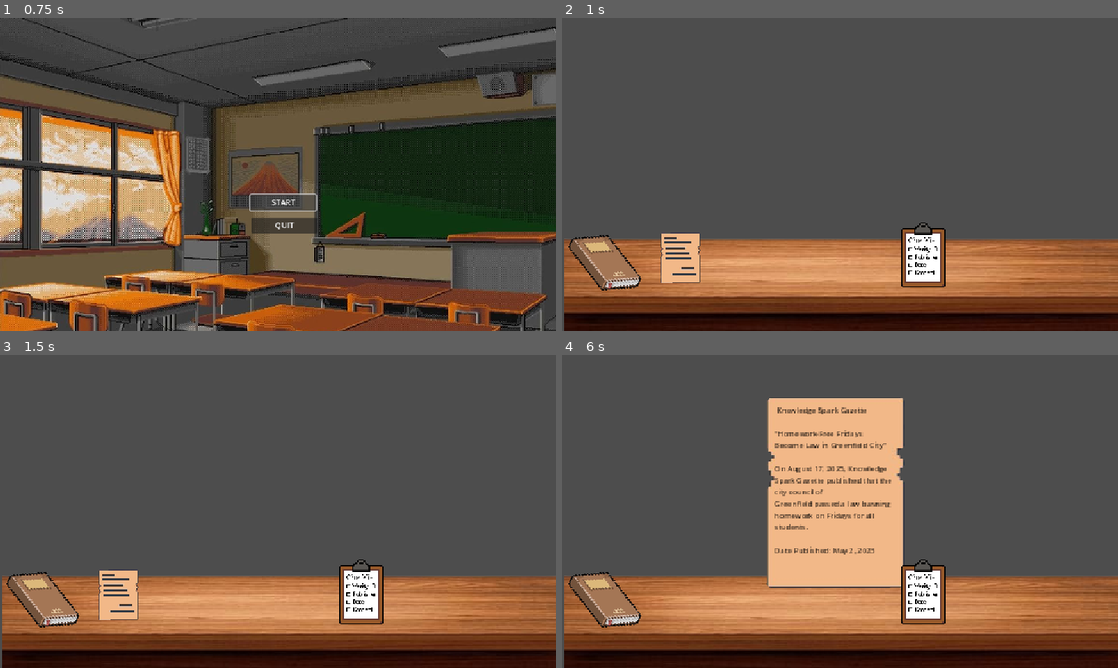
Above: before the commit, frames 1-4 (two rows, left to right).
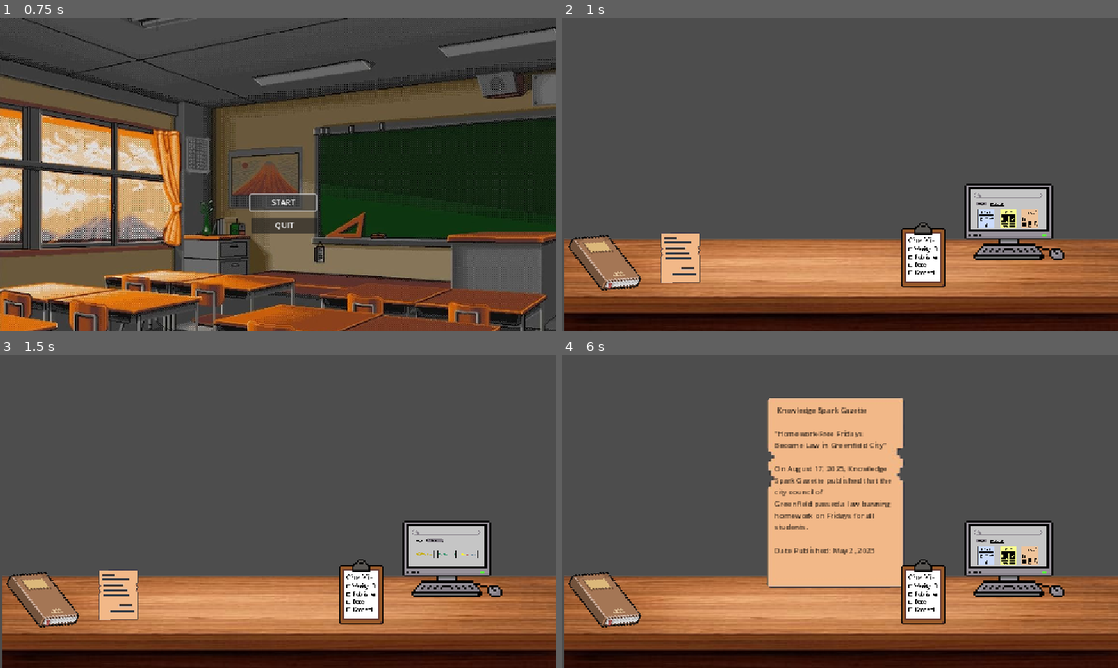
Above: after the commit, the same moments.

Repository: Huenyeon/Game-on
Game: Godot game, scene res://scene/menu.tscn
Same seed, same stepped clock (60 frames per second), same inputs: the game is played once before the commit and once after it.
Inputs (mouse positions are in pixels of both pictures, inside the frame that each line leads up to):
- Up to frame 1 (0.75 s): click "START" at 0.5 s
- Up to frame 2 (1 s): no input
- Up to frame 3 (1.5 s): click (433, 539) at 1.27 s
- Up to frame 4 (6 s): click (979, 539) at 2.02 s; click (995, 539) at 2.77 s; click (979, 539) at 3.52 s; click (995, 539) at 4.27 s; click (979, 539) at 5.02 s; tap Enter at 5.75 s; move the mouse to (678, 596) at 5.77 s; click (678, 596) at 5.92 s

Frame 1 is identical in both runs. In frame 2, 3.6% of the frame differs, in the area x 72-91%, y 52-78%; in frame 3, 3.6%; in frame 4, 3.6%.

Commit message:
Restore desktop scene to game scene after merge

Diff:
--- a/scene/game_scene.tscn
+++ b/scene/game_scene.tscn
@@ -9,6 +9,7 @@
 [ext_resource type="Texture2D" uid="uid://cqdtxbudc0te1" path="res://assets/checklist/checklist.png" id="7_f3g3v"]
 [ext_resource type="Script" uid="uid://bdm1jxmjx5vdq" path="res://scene/clipboard_ui.gd" id="8_c8mr4"]
 [ext_resource type="PackedScene" uid="uid://0tni2b678qcb" path="res://scene/Checkbox.tscn" id="9_w3nls"]
+[ext_resource type="PackedScene" uid="uid://c8fb7rgbb8ya3" path="res://scene/desktop.tscn" id="10_desktop"]
 
 [sub_resource type="RectangleShape2D" id="RectangleShape2D_famsg"]
 size = Vector2(175.207, 240.258)
@@ -105,4 +106,10 @@
 [node name="Checkbox4" parent="ChecklistUI/CheckboxContainer" instance=ExtResource("9_w3nls")]
 position = Vector2(139, 295)
 
+[node name="Desktop" parent="." instance=ExtResource("10_desktop")]
+offset_left = 826.0
+offset_top = 318.0
+offset_right = 1041.0
+offset_bottom = 539.0
+
 [connection signal="input_event" from="student paper/Area2D" to="." method="_on_area_2d_input_event"]
Not shown: 1 places in scene/game_scene.tscn that only renumber resources
